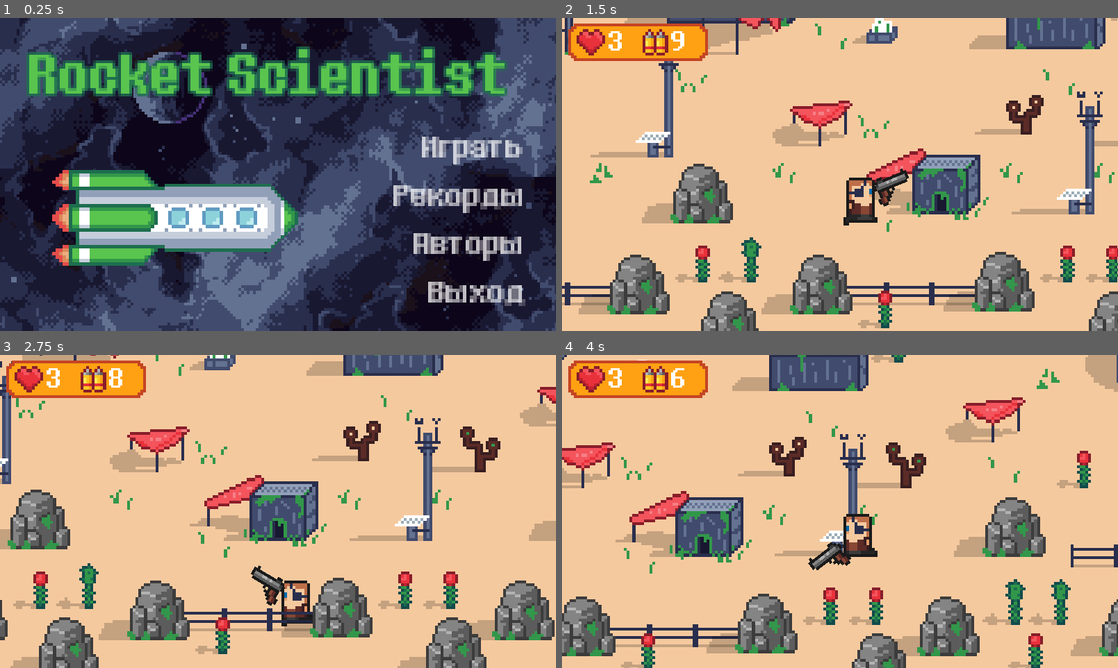
Above: before the commit, frames 1-4 (two rows, left to right).
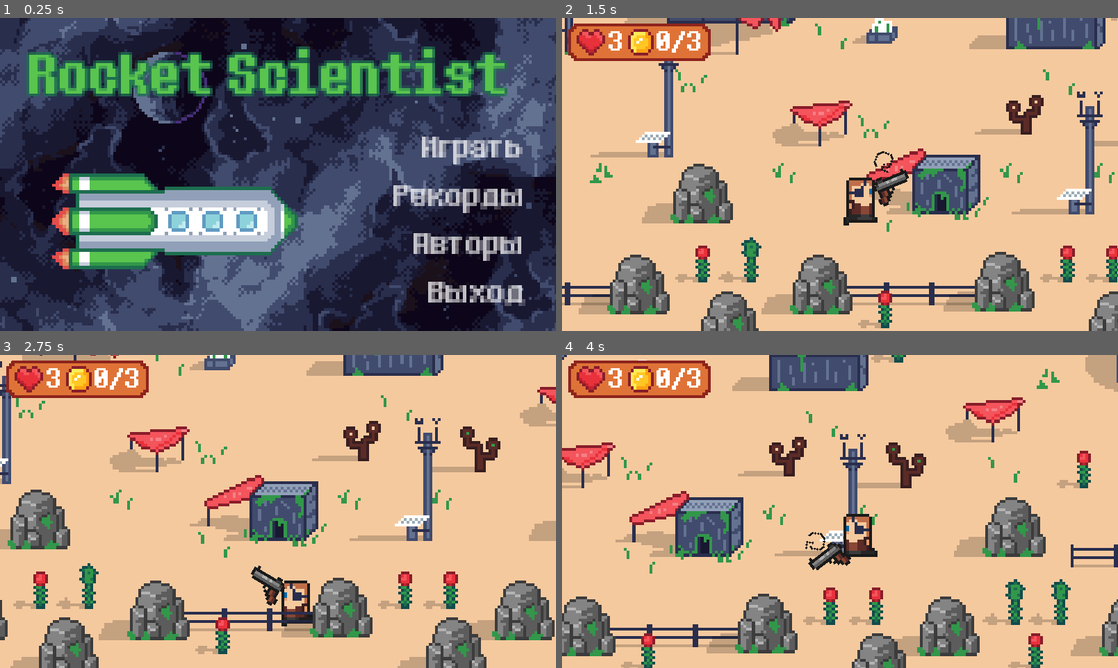
Above: after the commit, the same moments.

Repository: Sc222/rocket-scientist
Game: Godot game, scene res://MainMenu/MainMenu.tscn
The game is run twice, just before and just after one commit, with the same random seed, the same clock (stepped at 60 frames per second) and the same inputs.
Inputs (mouse positions are in pixels of both pictures, inside the frame that each line leads up to):
- Up to frame 1 (0.25 s): no input
- Up to frame 2 (1.5 s): click "Играть" at 0.5 s; tap Enter at 1.25 s; move the mouse to (962, 158) at 1.27 s; hold D (player_right) from 1.28 s (still down); click (962, 158) at 1.35 s
- Up to frame 3 (2.75 s): move the mouse to (166, 527) at 2.02 s; release D (player_right) at 2.03 s; hold Down (player_down) from 2.03 s (still down); tap E (player_action) at 2.1 s; click (166, 527) at 2.3 s
- Up to frame 4 (4 s): move the mouse to (895, 442) at 2.77 s; release Down (player_down) at 2.78 s; hold D (player_right) 2.78-3.53 s; click (895, 442) at 2.85 s; move the mouse to (812, 574) at 3.52 s; hold W (player_up) from 3.53 s (still down); click (812, 574) at 3.6 s

The runs differ from the first frame. In frame 1, 5.8% of the frame differs, in the area x 9-54%, y 48-81%; in frame 2, 2.7%; in frame 3, 2.6%; in frame 4, 2.7%.

Commit message:
stage resources development: - player shoot reload time - chest emit lose/win signal

Diff:
--- a/MainMenu/MainMenu.tscn
+++ b/MainMenu/MainMenu.tscn
@@ -61,7 +61,7 @@
 scale = Vector2( 6, 6 )
 frames = SubResource( 1 )
 animation = "flight"
-frame = 1
+frame = 2
 playing = true
 
 [node name="Title" type="Label" parent="."]
--- a/StagePilots/StagePilots.tscn
+++ b/StagePilots/StagePilots.tscn
@@ -76,30 +76,30 @@
 
 [sub_resource type="SpriteFrames" id=2]
 animations = [ {
-"frames": [ ExtResource( 35 ), ExtResource( 47 ), ExtResource( 53 ), ExtResource( 41 ), ExtResource( 44 ), ExtResource( 45 ), ExtResource( 40 ), ExtResource( 57 ) ],
-"loop": false,
-"name": "coolness_25",
-"speed": 20.0
-}, {
 "frames": [ ExtResource( 35 ), ExtResource( 47 ), ExtResource( 53 ), ExtResource( 41 ), ExtResource( 44 ), ExtResource( …(445 unchanged characters)…
 "loop": false,
 "name": "coolness_100",
 "speed": 80.0
 }, {
+"frames": [ ExtResource( 35 ), ExtResource( 47 ), ExtResource( 53 ), ExtResource( 41 ), ExtResource( 44 ), ExtResource( 45 ), ExtResource( 40 ), ExtResource( 57 ) ],
+"loop": false,
+"name": "coolness_25",
+"speed": 20.0
+}, {
+"frames": [ ExtResource( 64 ) ],
+"loop": false,
+"name": "coolness_hidden",
+"speed": 0.0
+}, {
+"frames": [ ExtResource( 35 ), ExtResource( 47 ), ExtResource( 53 ), ExtResource( 41 ), ExtResource( 44 ), ExtResource( 45 ), ExtResource( 40 ), ExtResource( 57 ), ExtResource( 54 ), ExtResource( 39 ), ExtResource( 49 ), ExtResource( 61 ), ExtResource( 52 ), ExtResource( 38 ), ExtResource( 50 ) ],
+"loop": false,
+"name": "coolness_50",
+"speed": 40.0
+}, {
 "frames": [ ExtResource( 35 ), ExtResource( 47 ), ExtResource( 53 ), ExtResource( 41 ), ExtResource( 44 ), ExtResource( …(312 unchanged characters)…
 "loop": false,
 "name": "coolness_75",
 "speed": 60.0
-}, {
-"frames": [ ExtResource( 35 ), ExtResource( 47 ), ExtResource( 53 ), ExtResource( 41 ), ExtResource( 44 ), ExtResource( 45 ), ExtResource( 40 ), ExtResource( 57 ), ExtResource( 54 ), ExtResource( 39 ), ExtResource( 49 ), ExtResource( 61 ), ExtResource( 52 ), ExtResource( 38 ), ExtResource( 50 ) ],
-"loop": false,
-"name": "coolness_50",
-"speed": 40.0
-}, {
-"frames": [ ExtResource( 64 ) ],
-"loop": false,
-"name": "coolness_hidden",
-"speed": 0.0
 } ]
 
 [sub_resource type="DynamicFont" id=3]
@@ -121,64 +121,64 @@
 
 [sub_resource type="SpriteFrames" id=8]
 animations = [ {
+"frames": [ ExtResource( 32 ), ExtResource( 29 ) ],
+"loop": false,
+"name": "pilot_9",
+"speed": 20.0
+}, {
+"frames": [ ExtResource( 16 ), ExtResource( 12 ) ],
+"loop": false,
+"name": "pilot_5",
+"speed": 20.0
+}, {
+"frames": [ ExtResource( 18 ), ExtResource( 17 ) ],
+"loop": false,
+"name": "pilot_12",
+"speed": 20.0
+}, {
+"frames": [ ExtResource( 14 ), ExtResource( 19 ) ],
+"loop": false,
+"name": "pilot_6",
+"speed": 20.0
+}, {
+"frames": [ ExtResource( 24 ), ExtResource( 15 ) ],
+"loop": false,
+"name": "pilot_3",
+"speed": 20.0
+}, {
 "frames": [ ExtResource( 30 ), ExtResource( 27 ) ],
 "loop": false,
 "name": "pilot_2",
 "speed": 20.0
 }, {
+"frames": [ ExtResource( 7 ), ExtResource( 6 ) ],
+"loop": false,
+"name": "pilot_1",
+"speed": 20.0
+}, {
 "frames": [ ExtResource( 21 ), ExtResource( 22 ) ],
 "loop": false,
 "name": "pilot_7",
 "speed": 20.0
 }, {
-"frames": [ ExtResource( 24 ), ExtResource( 15 ) ],
-"loop": false,
-"name": "pilot_3",
-"speed": 20.0
-}, {
 "frames": [ ExtResource( 28 ), ExtResource( 25 ) ],
 "loop": false,
 "name": "pilot_10",
 "speed": 20.0
 }, {
+"frames": [ ExtResource( 31 ), ExtResource( 20 ) ],
+"loop": false,
+"name": "pilot_4",
+"speed": 20.0
+}, {
 "frames": [ ExtResource( 26 ), ExtResource( 33 ) ],
 "loop": false,
 "name": "pilot_8",
 "speed": 20.0
 }, {
-"frames": [ ExtResource( 14 ), ExtResource( 19 ) ],
-"loop": false,
-"name": "pilot_6",
-"speed": 20.0
-}, {
-"frames": [ ExtResource( 32 ), ExtResource( 29 ) ],
-"loop": false,
-"name": "pilot_9",
-"speed": 20.0
-}, {
-"frames": [ ExtResource( 31 ), ExtResource( 20 ) ],
-"loop": false,
-"name": "pilot_4",
-"speed": 20.0
-}, {
-"frames": [ ExtResource( 7 ), ExtResource( 6 ) ],
-"loop": false,
-"name": "pilot_1",
-"speed": 20.0
-}, {
-"frames": [ ExtResource( 18 ), ExtResource( 17 ) ],
-"loop": false,
-"name": "pilot_12",
-"speed": 20.0
-}, {
 "frames": [ ExtResource( 13 ), ExtResource( 23 ) ],
 "loop": false,
 "name": "pilot_11",
-"speed": 20.0
-}, {
-"frames": [ ExtResource( 16 ), ExtResource( 12 ) ],
-"loop": false,
-"name": "pilot_5",
 "speed": 20.0
 } ]
 
--- a/StageResources/Chest.gd
+++ b/StageResources/Chest.gd
@@ -16,10 +16,8 @@
 
 
 # Called every frame. 'delta' is the elapsed time since the previous frame.
-func _process(delta):
+func _process(_delta):
 	if is_player_nearby and chest_state == CHEST_STATE.CLOSED:
-		#$Sprite.play("opened")
-		#is_closed = false
 		if Input.is_action_just_pressed("player_action"):
 			$UI/Info.visible = false
 			$UI/Task.visible = true
@@ -65,9 +63,11 @@
 
 
 func _on_ChestArea_body_exited(body):
-	$UI/Info.visible = false
-	if body.is_in_group("player") and chest_state == CHEST_STATE.WAIT_FOR_ANSWER:
+	if body.is_in_group("player"):
 		is_player_nearby = false
-		$UI/Task.visible = is_player_nearby
-		$Sprite.play("idle")
-		chest_state = CHEST_STATE.CLOSED
+		$UI/Info.visible = false
+		$UI/Task.visible = false
+		if chest_state == CHEST_STATE.WAIT_FOR_ANSWER:
+			chest_state = CHEST_STATE.CLOSED
+		if chest_state == CHEST_STATE.CLOSED:
+			$Sprite.play("idle")
--- a/StageResources/Player.gd
+++ b/StageResources/Player.gd
@@ -1,24 +1,31 @@
 extends KinematicBody2D
 
-signal change_bullets_count(bullets)
 const Bullet = preload("res://StageResources/Bullet.tscn")
 export var speed = 16*20
 const DIR_LEFT = "l"
 const DIR_RIGHT="r"
+const START_HP = 3
+const COINS_TO_COLLECT = 3
+const RELOAD_TIME = 0.4 #sec
+var reload = 0.0
 var direction=DIR_RIGHT
-var bullets = 10
 onready var sprite = get_node("Sprite")
 onready var pistol = get_node("Pistol")
 onready var pistolSprite = pistol.get_node("Animation")
 onready var bulletSpawner = pistol.get_node("BulletSpawner")
+onready var reloadIndicator = pistol.get_node("ReloadIndicator")
+var hp = START_HP
+var coins = 0
+
 
 func _ready():
 	pass
 
 
 func _physics_process(delta):
-	#difference between pressed without just?
-	if Input.is_action_just_pressed("player_shoot"):
+	reload(delta)
+	if Input.is_action_just_pressed("player_shoot") and reload == 0.0:
+		reload = RELOAD_TIME
 		shoot()
 
 	var dir_vector: Vector2
@@ -30,30 +37,28 @@
 
 	var movement = speed * dir_vector * delta
 
-	#var is_direction_changed = change_direction(dir_vector.x)
-
-
-
 	direction = rotate_pistol(get_global_mouse_position())
 	update_animation(movement.length()!=0)
 	move_and_collide(movement)
-	#change_direction(dir_vector.x)
 
+func reload(delta):
+	if reload > 0.0:
+		$Pistol/ReloadIndicator.visible=true
+		reload -= delta
+	if reload <= 0:
+		$Pistol/ReloadIndicator.visible=false
+		reload = 0
 
 func shoot():
-	if bullets>0:
-		bullets = bullets-1
-		emit_signal("change_bullets_count", bullets)
-		$Pistol/Animation.play("shoot")
-		$Pistol/Animation.frame=0
-		var bullet = Bullet.instance()
-		#bullet is added as child of map to make it y-sortable
-		bullet.global_position.x=$Pistol/BulletSpawner.global_position.x/5
-		bullet.global_position.y=$Pistol/BulletSpawner.global_position.y/5
-		bullet.global_rotation=$Pistol/BulletSpawner.global_rotation
-
-		#PLAYER MUST BE CHILD OF "MAP" NODE
-		get_parent().add_child(bullet)
+	$Pistol/Animation.play("shoot")
+	$Pistol/Animation.frame=0
+	var bullet = Bullet.instance()
+	#bullet is added as child of map to make it y-sortable
+	bullet.global_position.x=$Pistol/BulletSpawner.global_position.x/5
+	bullet.global_position.y=$Pistol/BulletSpawner.global_position.y/5
+	bullet.global_rotation=$Pistol/BulletSpawner.global_rotation
+	#PLAYER MUST BE CHILD OF "MAP" NODE
+	get_parent().add_child(bullet)
 
 #returns true if direction was changed
 func change_direction(x_direction):
@@ -80,15 +85,16 @@
 
 func rotate_pistol(mouse_pos):
 	var angle = (mouse_pos - pistol.global_position).angle()
-	var can_rotate_that_much = false
 	var dir = direction
 	if angle>-PI/2 and angle<PI/2:
 		pistolSprite.set_flip_v(false)
 		bulletSpawner.position.y=-2.5
+		reloadIndicator.position.y=-9
 		dir = DIR_RIGHT
 	else:
 		pistolSprite.set_flip_v(true)
 		bulletSpawner.position.y=2.5
+		reloadIndicator.position.y=9
 		dir=DIR_LEFT
 	pistol.look_at(mouse_pos)
 	return dir
--- a/StageResources/Player.tscn
+++ b/StageResources/Player.tscn
@@ -11,6 +11,10 @@
 [ext_resource path="res://assets/stage_resources/player/gun_shoot_3.png" type="Texture" id=9]
 [ext_resource path="res://assets/stage_resources/player/gun_shoot_2.png" type="Texture" id=10]
 [ext_resource path="res://assets/stage_resources/player/gun_shoot_1.png" type="Texture" id=11]
+[ext_resource path="res://assets/stage_resources/player/reload_1.png" type="Texture" id=12]
+[ext_resource path="res://assets/stage_resources/player/reload_3.png" type="Texture" id=13]
+[ext_resource path="res://assets/stage_resources/player/reload_4.png" type="Texture" id=14]
+[ext_resource path="res://assets/stage_resources/player/reload_2.png" type="Texture" id=15]
 
 [sub_resource type="SpriteFrames" id=1]
 animations = [ {
@@ -38,6 +42,14 @@
 "speed": 16.0
 } ]
 
+[sub_resource type="SpriteFrames" id=3]
+animations = [ {
+"frames": [ ExtResource( 12 ), ExtResource( 15 ), ExtResource( 13 ), ExtResource( 14 ) ],
+"loop": true,
+"name": "default",
+"speed": 11.0
+} ]
+
 [node name="Player" type="KinematicBody2D" groups=[
 "player",
 ]]
@@ -51,11 +63,18 @@
 
 [node name="Pistol" type="Node2D" parent="."]
 position = Vector2( 6.5, -9.5 )
+rotation = 6.28319
 
 [node name="Animation" type="AnimatedSprite" parent="Pistol"]
 position = Vector2( 13.5, 9.53674e-07 )
 frames = SubResource( 2 )
 animation = "idle"
+
+[node name="ReloadIndicator" type="AnimatedSprite" parent="Pistol"]
+position = Vector2( 13.5, -9 )
+scale = Vector2( 0.7, 0.7 )
+frames = SubResource( 3 )
+playing = true
 
 [node name="BulletSpawner" type="Position2D" parent="Pistol"]
 position = Vector2( 20.5, -2.5 )
--- a/StageResources/StageResouces.gd
+++ b/StageResources/StageResouces.gd
@@ -1,14 +1,15 @@
 extends Node2D
 
 class ChestInfo:
-	var task = "Условие задачи"
-	var answer = "1"
-	var answer_variants = ["1","2","3"]  # 3 answer variants
 
-	func _init(task, answer, answer_variants):
-		self.task = task
-		self.answer = answer
-		self.answer_variants = answer_variants
+	var task = ""
+	var answer = ""
+	var answer_variants = []
+
+	func _init(task_val, answer_val, answer_variants_val):
+		self.task = task_val
+		self.answer = answer_val
+		self.answer_variants = answer_variants_val
 
 
 const Player = preload("res://StageResources/Player.tscn")
@@ -27,11 +28,14 @@
 const PLAYER_POSITIONS = ["1", "2", "3", "4"]
 
 
-# Called when the node enters the scene tree for the first time.
 func _ready():
 	set_player_pos()
-	$Ui/StatsBg/Ammo.text=str($Map/Player.bullets)
+	update_ui($Map/Player)
 	spawn_chests(CHESTS_COUNT)
+
+func update_ui(player):
+	$Ui/StatsBg/Hp.text=str(player.hp)
+	$Ui/StatsBg/Coins.text=str(player.coins)+"/"+str(player.COINS_TO_COLLECT)
 
 func set_player_pos():
 	randomize()
@@ -42,7 +46,7 @@
 	$Map/Player.global_position.y=spawner.global_position.y
 
 func spawn_chests(chests_count):
-	for i in range(1,CHESTS_COUNT+1):
+	for _i in range(1, chests_count+1):
 		randomize()
 		var pos_index = randi()%chest_positions.size()
 		var position = chest_positions[pos_index]
@@ -62,16 +66,26 @@
 	var spawner = $Map/Chests.get_node("Position"+pos)
 	#todo fix /5 issue
 	chest.correct_answer = chest_info.answer
+	chest.connect("send_answer",self,"_on_Chest_send_answer")
 	chest.answer_variants = chest_info.answer_variants
 	chest.global_position.x=spawner.global_position.x/5
 	chest.global_position.y=spawner.global_position.y/5
 	$Map/Chests.add_child(chest)
 
 
-# Called every frame. 'delta' is the elapsed time since the previous frame.
-#func _process(delta):
-#	pass
-
 #update bullets amount
 func _on_Player_change_bullets_count(bullets):
 	$Ui/StatsBg/Ammo.text=str(bullets)
+
+
+#receive signal from the chest and update player
+func _on_Chest_send_answer(is_correct):
+	print("CHEST SEND ANSWER")
+	if is_correct:
+		$Map/Player.coins+=1
+		# todo check win
+	else:
+		# todo check death
+		# todo take damage animation
+		$Map/Player.hp-=1
+	update_ui($Map/Player)
--- a/StageResources/StageResouces.tscn
+++ b/StageResources/StageResouces.tscn
@@ -94,6 +94,9 @@
 
 [node name="Player" parent="Map" instance=ExtResource( 3 )]
 
+[node name="ReloadIndicator" parent="Map/Player/Pistol" index="1"]
+frame = 2
+
 [node name="PlayerPositions" type="Node2D" parent="Map"]
 
 [node name="Position1" type="Position2D" parent="Map/PlayerPositions"]
@@ -611,14 +614,14 @@
 texture = ExtResource( 2 )
 centered = false
 
-[node name="Ammo" type="Label" parent="Ui/StatsBg"]
-margin_left = 36.0
+[node name="Coins" type="Label" parent="Ui/StatsBg"]
+margin_left = 31.0
 margin_top = 1.0
-margin_right = 90.0
+margin_right = 113.0
 margin_bottom = 56.0
 rect_scale = Vector2( 0.2, 0.2 )
 custom_fonts/font = SubResource( 2 )
-text = "10"
+text = "0/3"
 __meta__ = {
 "_edit_use_anchors_": false
 }
@@ -634,6 +637,5 @@
 __meta__ = {
 "_edit_use_anchors_": false
 }
-[connection signal="change_bullets_count" from="Map/Player" to="." method="_on_Player_change_bullets_count"]
 
 [editable path="Map/Player"]
Not shown: 1 places in StageResources/Player.tscn that only renumber resources
Binary file added: assets/stage_resources/player/reload_1.png
Not shown, added: assets/stage_resources/player/reload_1.png.import
Binary file added: assets/stage_resources/player/reload_2.png
Not shown, added: assets/stage_resources/player/reload_2.png.import
Binary file added: assets/stage_resources/player/reload_3.png
Not shown, added: assets/stage_resources/player/reload_3.png.import
Binary file added: assets/stage_resources/player/reload_4.png
Not shown, added: assets/stage_resources/player/reload_4.png.import
Binary file changed: assets/stage_resources/player_stats_bg.png
